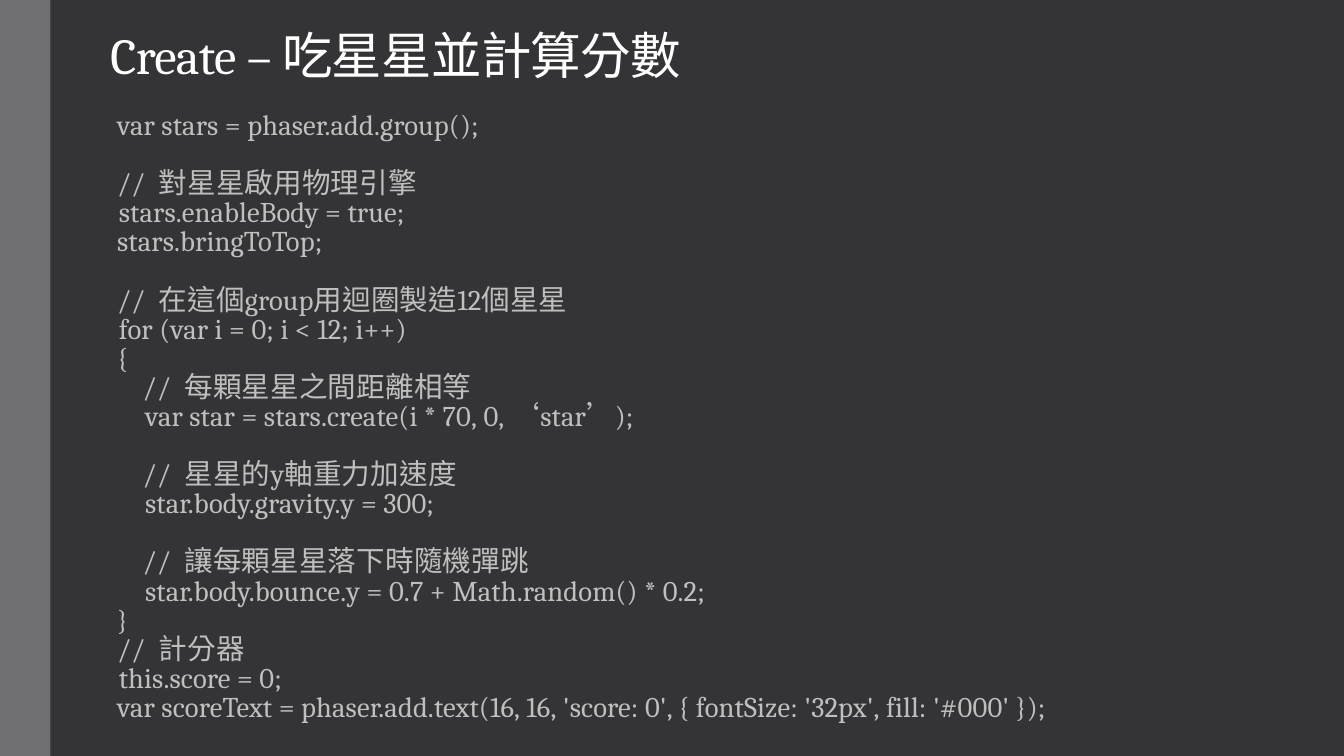
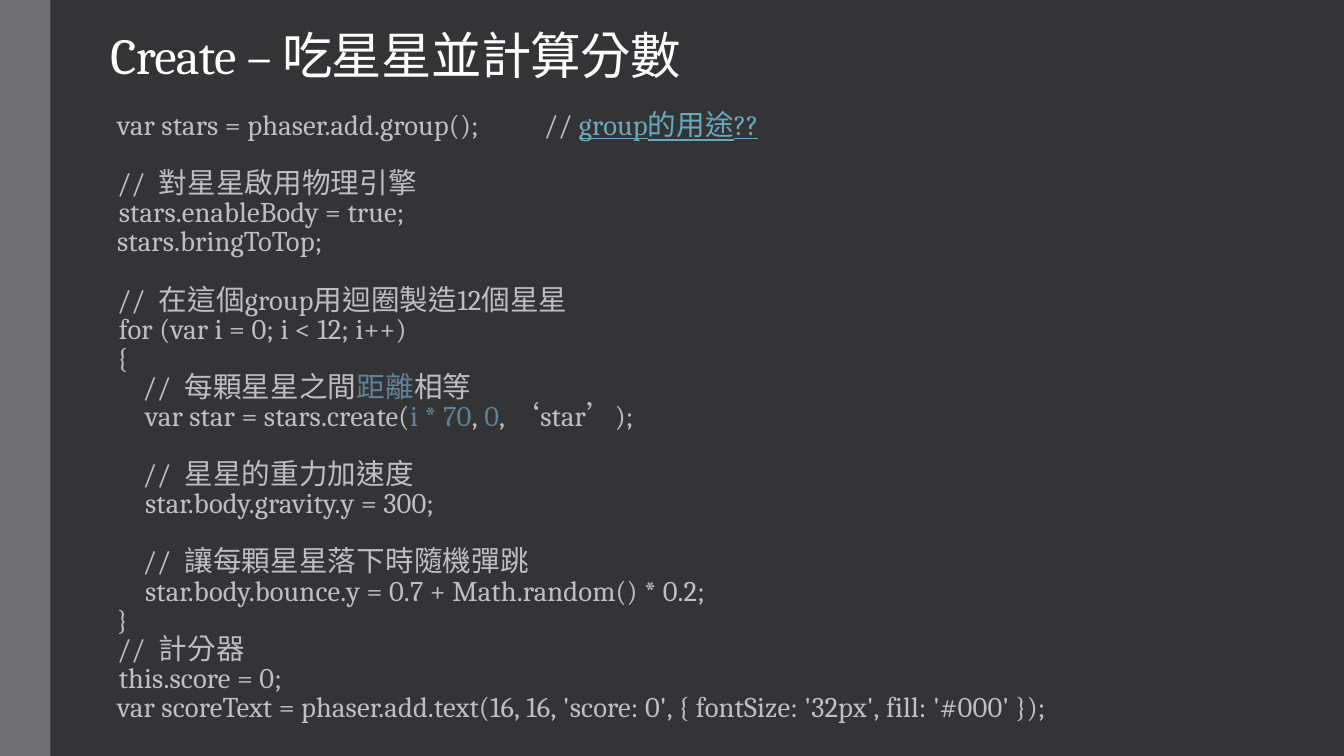
Before and after one commit to NCHUIT/104B_phaser_maple_game, a slide deck: slide 8 of maple_01.pptx. Drawn at 1344x756 pixels with LibreOffice and Linux fonts; fonts in the diff are those of the drawing. Boxes give left, top, right and bottom in pixels: in the first picture for what was removed or moved away, otherwise in the second. Text is boxed around its words. In the diff, an @@ line names an element or a change of style, - is before the commit and + after.

```diff
--- a/maple_01.pptx
+++ b/maple_01.pptx
@@ subtitle at (117, 111, 1009, 723): text changed @@
-var stars = phaser.add.group();
-// 對星星啟用物理引擎
-stars.enableBody = true;
-stars.bringToTop;
-// 在這個group用迴圈製造12個星星
-for (var i = 0; i < 12; i++)
-{
-// 每顆星星之間距離相等
-var star = stars.create(i * 70, 0, ‘star’);
-// 星星的y軸重力加速度
-star.body.gravity.y = 300;
-// 讓每顆星星落下時隨機彈跳
-star.body.bounce.y = 0.7 + Math.random() * 0.2;
-}
-// 計分器
-this.score = 0;
-var scoreText = phaser.add.text(16, 16, 'score: 0', { fontSize: '32px', fill: '#000' });
+var stars = phaser.add.group(); // group的用途??
+// 對星星啟用物理引擎
+stars.enableBody = true;
+stars.bringToTop;
+// 在這個group用迴圈製造12個星星
+for (var i = 0; i < 12; i++)
+{
+// 每顆星星之間距離相等
+var star = stars.create(i * 70, 0, ‘star’);
+// 星星的重力加速度
+star.body.gravity.y = 300;
+// 讓每顆星星落下時隨機彈跳
+star.body.bounce.y = 0.7 + Math.random() * 0.2;
+}
+// 計分器
+this.score = 0;
+var scoreText = phaser.add.text(16, 16, 'score: 0', { fontSize: '32px', fill: '#000' });
```
Also in this commit, not shown: 11 other slides changed, 1 other file.
